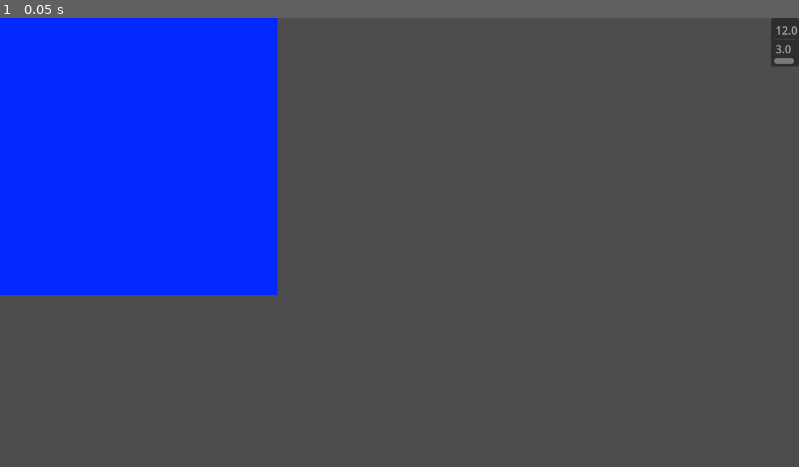
Above: before the commit, frame 1.
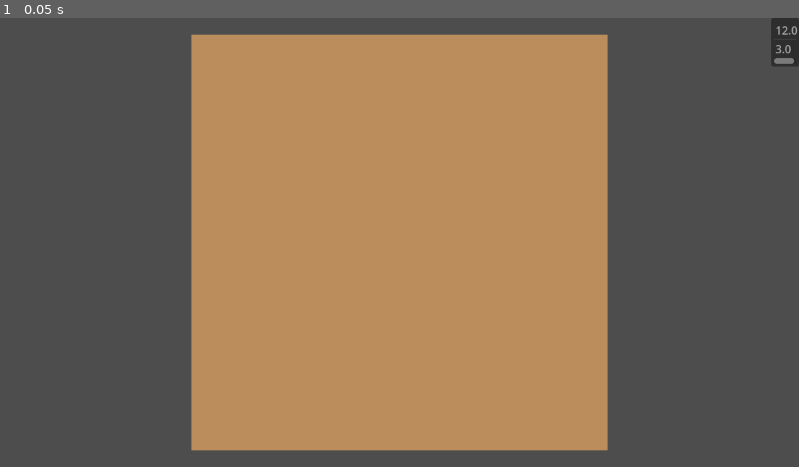
Above: after the commit, the same moment.

Repository: COLIN-MJM/Matthieu
Game: Godot game, scene res://PlaySpace.tscn
Same seed, same stepped clock (60 frames per second), same inputs: the game is played once before the commit and once after it.
Inputs:
- Up to frame 1 (0.05 s): no input

The runs differ from the first frame. In frame 1, 64% of the frame differs, in the area x 0-77%, y 0-97%.

Commit message:
Feature visuel
-centre autoamtiquement le board (et ne case pas la spatialisation du clic)
-renderer qui montre des jolie svg

Diff:
--- a/CardSlote.tscn
+++ b/CardSlote.tscn
@@ -2,10 +2,12 @@
 
 [ext_resource type="Script" uid="uid://b3trvewnpeu2u" path="res://card_slote.gd" id="1_3cehr"]
 
-[node name="Node2D" type="Node2D" unique_id=1506127502]
+[node name="Node2D" type="Node2D" unique_id=1506127502 node_paths=PackedStringArray("poly")]
 script = ExtResource("1_3cehr")
+poly = NodePath("Polygon2D")
 
 [node name="Polygon2D" type="Polygon2D" parent="." unique_id=1689773622]
-color = Color(0, 0.15686275, 1, 1)
+z_index = -3
+color = Color(0.7398489, 0.5557035, 0.36406437, 1)
 polygon = PackedVector2Array(-1.5258789e-05, 0, 100, 0, 100.00003, 100.000015, 0, 100)
 uv = PackedVector2Array(-7, 4, 262, 1, 272, 128, -2, 146)
--- a/Carte/Carte_Dir_For_Instance/Carte_3.gd
+++ b/Carte/Carte_Dir_For_Instance/Carte_3.gd
@@ -2,6 +2,7 @@
 extends Carte
 func _init() -> void:
 	ActivationType= GlobalCardEnum.ActivationTypes.OnPlacement
+	sprite= preload("uid://djqq6bxlxabw8")
 
 
 var playspace : PlaySpace
--- /dev/null
+++ b/Carte/Carte_Dir_For_Instance/Carte_Inté_3svg.svg
@@ -0,0 +1,21 @@
+<?xml version="1.0" encoding="UTF-8"?>
+<svg id="Calque_1" xmlns="http://www.w3.org/2000/svg" viewBox="0 0 101.5 101.58">
+  <defs>
+    <style>
+      .cls-1 {
+        fill: none;
+        stroke: #1d1d1b;
+        stroke-miterlimit: 10;
+      }
+
+      .cls-2 {
+        fill: #dadada;
+      }
+    </style>
+  </defs>
+  <circle class="cls-2" cx="50" cy="50.08" r="34.46"/>
+  <path d="M38,66c1.58,1.01,5.23,2.58,9.07,2.58,7.12,0,9.33-4.54,9.26-7.94-.06-5.73-5.23-8.19-10.58-8.19h-3.09v-4.16h3.09c4.03,0,9.14-2.08,9.14-6.93,0-3.28-2.08-6.17-7.18-6.17-3.28,0-6.43,1.45-8.19,2.71l-1.45-4.03c2.14-1.58,6.3-3.15,10.71-3.15,8.06,0,11.72,4.79,11.72,9.77,0,4.22-2.52,7.81-7.56,9.64v.13c5.04,1.01,9.14,4.79,9.14,10.52,0,6.55-5.1,12.29-14.93,12.29-4.6,0-8.63-1.45-10.65-2.77l1.51-4.28Z"/>
+  <circle class="cls-1" cx="50" cy="50" r="34.46"/>
+  <circle class="cls-1" cx="1" cy="1" r=".5"/>
+  <circle class="cls-1" cx="100.5" cy="100.58" r=".5"/>
+</svg>
--- a/Carte/scripts/Carte.gd
+++ b/Carte/scripts/Carte.gd
@@ -12,7 +12,7 @@
 var ActivationType :GlobalCardEnum.ActivationTypes
 var afterEffect =Callable(self,"AfterEffect")
 var owner : int
-
+var sprite : DPITexture
 
 var carteRenderer : CarteRenderer
 @abstract func Activate()->SecondaryEffect #do thing on the current card
--- a/Carte/scripts/CarteRenderer.gd
+++ b/Carte/scripts/CarteRenderer.gd
@@ -1,16 +1,18 @@
 class_name CarteRenderer
 extends Node2D
+
 
 @export var CardEffect:Carte :
 	get :
 		return CardEffect
 	set (value):
+		spriteMain.texture=value.sprite
 		value.carteRenderer = self
 		CardEffect=value
 
 @export var arrow :Node2D
-
-
+@export var spriteMain :Sprite2D
+@export var playerColor :Polygon2D
 
 func _process(_delta: float) -> void :
 	var dirToRot : float
--- a/CarteInstance.tscn
+++ b/CarteInstance.tscn
@@ -1,16 +1,23 @@
 [gd_scene format=3 uid="uid://cqhllnaq53hyr"]
 
 [ext_resource type="Script" uid="uid://c4ws3hf8em16v" path="res://Carte/scripts/CarteRenderer.gd" id="1_8sjrd"]
+[ext_resource type="Texture2D" uid="uid://w1hfa7fprxqj" path="res://Contour_Placeholder.svg" id="2_8sjrd"]
+[ext_resource type="Texture2D" uid="uid://djqq6bxlxabw8" path="res://Carte/Carte_Dir_For_Instance/Carte_Inté_3svg.svg" id="2_h4qqw"]
 
-[node name="CarteIntance" type="Node2D" unique_id=1507316123 node_paths=PackedStringArray("arrow")]
+[node name="CarteIntance" type="Node2D" unique_id=1507316123 node_paths=PackedStringArray("arrow", "spriteMain", "playerColor")]
 script = ExtResource("1_8sjrd")
 arrow = NodePath("Polygon2D/DirectionIndactor")
+spriteMain = NodePath("Polygon2D")
+playerColor = NodePath("Polygon2D/Polygon2D")
 
-[node name="Polygon2D" type="Polygon2D" parent="." unique_id=849488948]
-polygon = PackedVector2Array(0, 0, 70, 0, 70.000015, 70, 0, 70)
+[node name="Polygon2D" type="Sprite2D" parent="." unique_id=346156981]
+texture = ExtResource("2_h4qqw")
+centered = false
 
-[node name="DirectionIndactor" type="Polygon2D" parent="Polygon2D" unique_id=1821188917]
-position = Vector2(35, 35)
-color = Color(1, 0, 0.0627451, 1)
-offset = Vector2(-35, -35)
-polygon = PackedVector2Array(35, 0, 0, 29.999992, 70, 29.999992)
+[node name="DirectionIndactor" type="Sprite2D" parent="Polygon2D" unique_id=1101818354]
+position = Vector2(50, 50)
+texture = ExtResource("2_8sjrd")
+
+[node name="Polygon2D" type="Polygon2D" parent="Polygon2D" unique_id=927431188]
+z_index = -1
+polygon = PackedVector2Array(0, 0, 100, 0, 100, 100, 0, 100)
--- /dev/null
+++ b/Contour_Placeholder.svg
@@ -0,0 +1,27 @@
+<?xml version="1.0" encoding="UTF-8"?>
+<svg id="Calque_1" xmlns="http://www.w3.org/2000/svg" viewBox="0 0 100.75 100.75">
+  <defs>
+    <style>
+      .cls-1 {
+        fill: #be1622;
+        stroke: #f9b233;
+        stroke-width: .5px;
+      }
+
+      .cls-1, .cls-2 {
+        stroke-miterlimit: 10;
+      }
+
+      .cls-2 {
+        fill: #432918;
+        stroke: #432918;
+        stroke-width: .75px;
+      }
+    </style>
+  </defs>
+  <path class="cls-2" d="M.38.38h100v10c-16.5,0-33.5,5-50,5S17.2,10.38.38,10.38V.38Z"/>
+  <path class="cls-2" d="M.38,100.38V.38h10c0,16.5-5,33.5-5,50,0,16.83,5,33.17,5,50H.38Z"/>
+  <path class="cls-2" d="M100.38,100.38H.38v-10c16.5,0,33.5,5,50,5,16.83,0,33.17-5,50-5,0,6.67,0,3.33,0,10Z"/>
+  <path class="cls-2" d="M100.38.38v100h-10c0-16.5,5-33.5,5-50,0-16.83-5-33.17-5-50h10Z"/>
+  <polygon class="cls-1" points="42.87 13.5 50.37 2.25 57.87 13.5 42.87 13.5"/>
+</svg>
--- a/PlaySpace.tscn
+++ b/PlaySpace.tscn
@@ -6,7 +6,7 @@
 
 [node name="Node2D" type="Node2D" unique_id=1755601109]
 script = ExtResource("1_ddk8d")
-dimensions = Vector2i(4, 4)
-slotSize = Vector2i(100, 100)
+dimensions = Vector2i(10, 10)
+slotSize = Vector2i(60, 60)
 metadata/CarteSlot = ExtResource("2_n6yqr")
 metadata/PlayerScene = ExtResource("3_u1prq")
--- a/card_slote.gd
+++ b/card_slote.gd
@@ -5,10 +5,9 @@
 var carte : CarteRenderer
 var carteData : Carte
 var coords: Vector2i
-
+@export var poly : Polygon2D
 
 func AssignCard(entrance : CarteRenderer)->void :
-	entrance.position=Vector2(15,15)
 	carte=entrance
 	carteData=entrance.CardEffect
 	carteData.position=coords
--- a/play_space.gd
+++ b/play_space.gd
@@ -2,15 +2,19 @@
 extends Node2D
 @export var dimensions : Vector2i
 @export var slotSize : Vector2i
-
+var board : Node2D
+var TlMidBr : PackedVector2Array
 @onready var carteSlot : PackedScene =$".".get_meta("CarteSlot")
 @onready var player_scene : PackedScene =$".".get_meta("PlayerScene")
+
+var  scaler : Vector2
 
 var sideEffectHandler : SideEffectHandler = SideEffectHandler.new(self)
 
 var allSlots :Dictionary[Vector2i,CardSlot]
 
 func _ready() -> void:
+	scaler= Vector2(slotSize)/100
 	createGrid()
 	createplayer_scene()
 
@@ -23,13 +27,26 @@
 
 
 func createGrid()->void:
+	board=Node2D.new()
+	add_child(board)
+
 	for y in dimensions.y :
 		for x in dimensions.x :
 			var instance : CardSlot = carteSlot.instantiate()
-			instance.position =position+ Vector2(slotSize.x *x,slotSize.y * y )
+			instance.position =board.position+ Vector2(slotSize.x *x,slotSize.y * y )
 			instance.coords=Vector2i(x,y)
 			allSlots[Vector2i(x,y)]= instance
-			add_child(instance)
+			instance.poly.scale=scaler
+			board.add_child(instance)
+	get_window().size_changed.connect(centerPlayspace)
+	_midpoint=Vector2(dimensions.x*slotSize.x,dimensions.y*slotSize.y)/2
+
+	centerPlayspace()
+var _midpoint : Vector2
+func centerPlayspace()->void :
+	var center :Vector2 = get_window().size/2
+	board.position=center-_midpoint
+	TlMidBr=PackedVector2Array([center-_midpoint,center,center+_midpoint])
 
 func Resolve_Passive()->void :
 	var filtered =allSlots.keys().filter(
--- a/player.gd
+++ b/player.gd
@@ -7,6 +7,7 @@
 
 var cur_selected_index : int = -1
 func _input(event: InputEvent) -> void:
+	if event.is_echo() :return
 	playSpace.Resolve_Passive()
 	if activate_card_from_clic(event) :return
 	if create_card_from_clic(event) : return
@@ -32,6 +33,7 @@
 	carte.owner=player_Id
 	var ressource : PackedScene = preload("res://CarteInstance.tscn")
 	var instance : CarteRenderer =ressource.instantiate()
+	instance.spriteMain.scale=playSpace.scaler
 	instance.CardEffect=carte
 	var effects:SecondaryEffect = playSpace.allSlots[pos].PlaceCard(instance)
 	if effects !=null:
@@ -100,6 +102,11 @@
 
 func verrify_Clic_position(event : InputEvent )->Vector2i :
 	var mousePos : Vector2= event.global_position
+	var tlmidbr: PackedVector2Array=playSpace.TlMidBr
+	if mousePos.x < tlmidbr[0].x or mousePos.x > tlmidbr[2].x or mousePos.y < tlmidbr[0].y or mousePos.y > tlmidbr[2].y:
+		return Vector2i(-1,-1)
+	mousePos = mousePos-tlmidbr[0]
+
 	var test : Vector2i = Vector2i( floori(mousePos.x /playSpace.slotSize.x) ,floori(mousePos.y /playSpace.slotSize.y))
 	if test.x >playSpace.dimensions.x or test.x <0 or test.y >playSpace.dimensions.y or test.y <0  :
 		return Vector2i(-1,-1)
Not shown, added: Carte/Carte_Dir_For_Instance/Carte_Inté_3svg.svg.import
Not shown, added: Contour_Placeholder.svg.import
